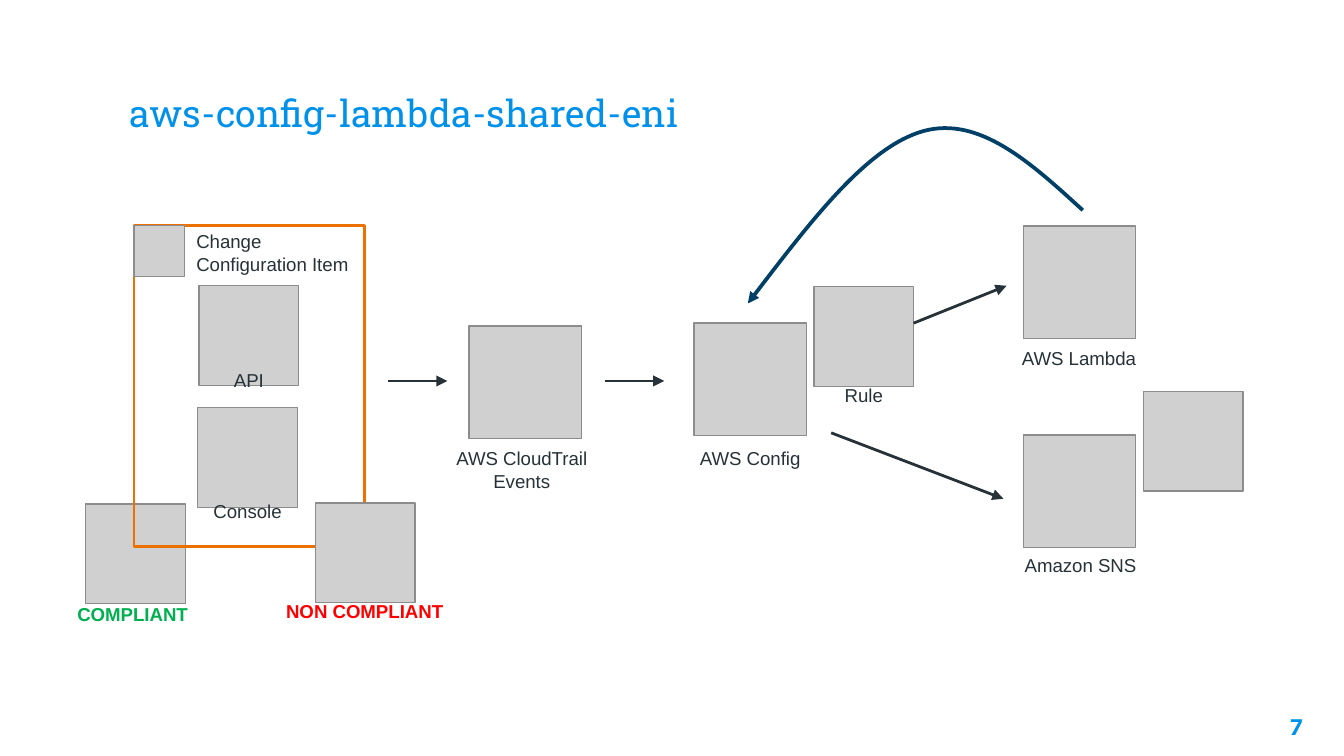
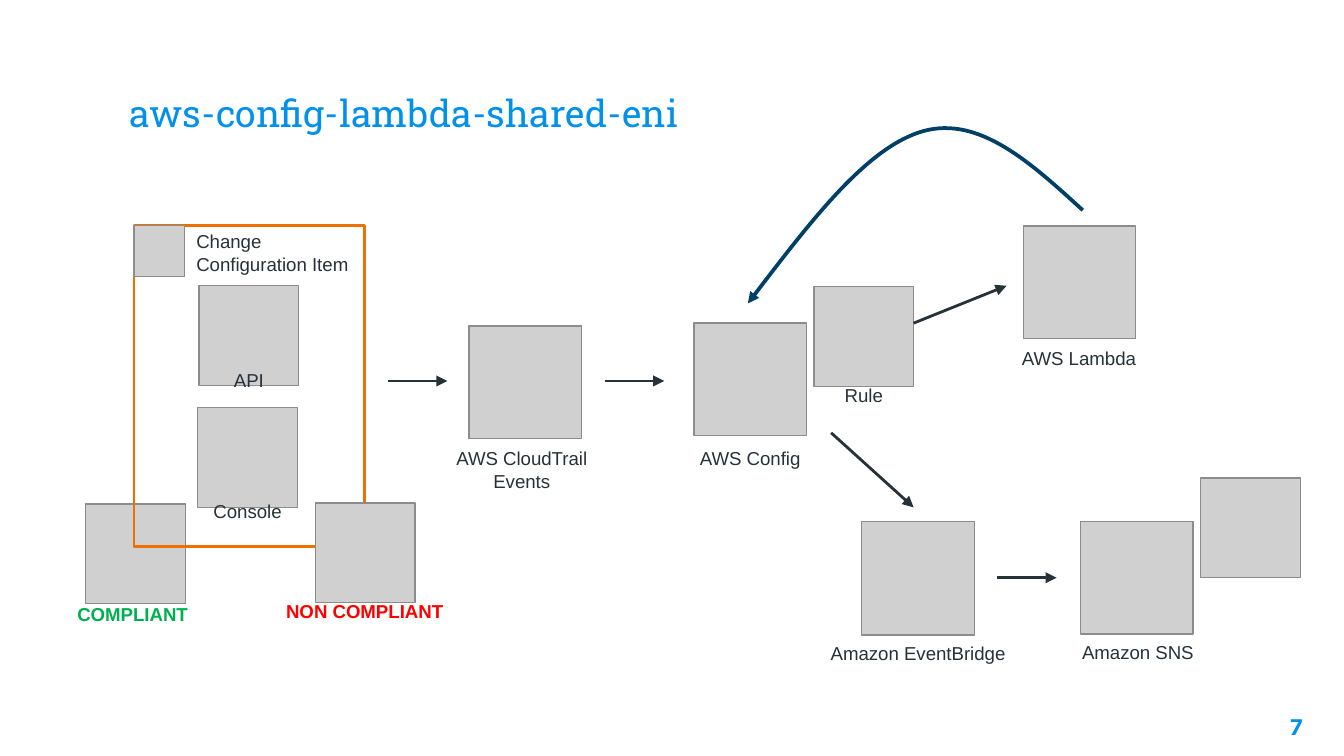
Before and after one commit to eric-bach/aws-scripts, a slide deck: slide 7 of aws-config-lambda-shared-eni/docs/Effective resource management with AWS Config.pptx. Drawn at 1344x756 pixels with LibreOffice and Linux fonts; fonts in the diff are those of the drawing; grey boxes stand for pictures; background and template pictures are left out. Boxes give left, top, right and bottom in pixels: in the first picture for what was removed or moved away, otherwise in the second. Text is boxed around its words. In the diff, an @@ line names an element or a change of style, - is before the commit and + after.

Commit message:
Update presentations

```diff
--- a/aws-config-lambda-shared-eni/docs/Effective resource management with AWS Config.pptx
+++ b/aws-config-lambda-shared-eni/docs/Effective resource management with AWS Config.pptx
@@ arrow moved from (831, 433) - (1004, 499) to (831, 433) - (914, 508) @@
@@ picture: place and size @@
-picture at (1144, 391, 1243, 491)
+picture at (1200, 478, 1300, 578)
@@ picture added at (862, 521, 974, 634) @@
@@ picture: place and size @@
-picture at (1023, 435, 1136, 548)
+picture at (1081, 521, 1193, 634)
@@ arrow added from (997, 578) to (1056, 578), #263238 1.5 pt @@
@@ text added at (831, 646, 1005, 664), 10 pt, text #263238 @@
+Amazon EventBridge
@@ text "Amazon SNS": place and size @@
-text "Amazon SNS" at (1025, 559, 1136, 572)
+text "Amazon SNS" at (1082, 646, 1193, 659)
```
Also in this commit, not shown: 2 other slides changed, 3 other files.
